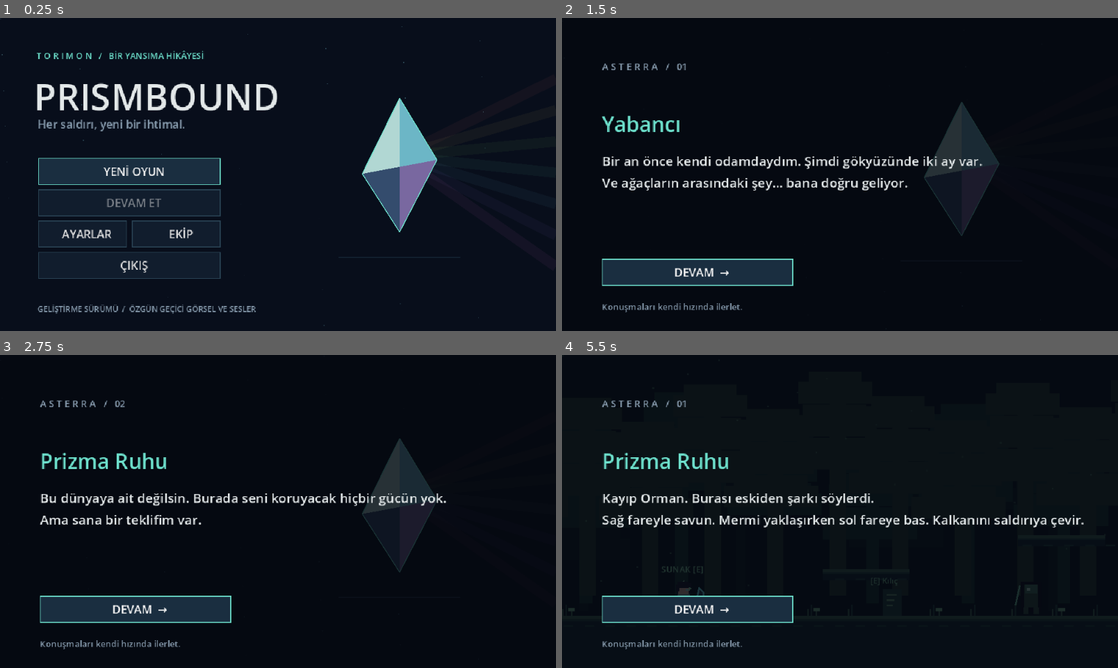
Above: before the commit, frames 1-4 (two rows, left to right).
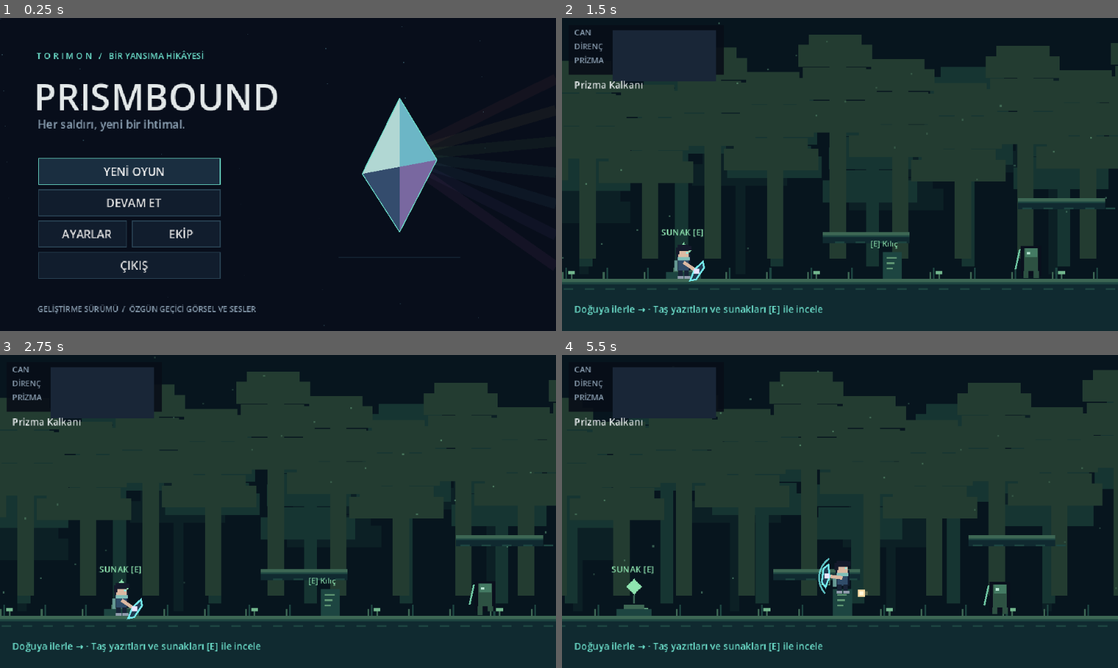
Above: after the commit, the same moments.

Repository: jagwey/PrismaBound
Game: Godot game, scene res://scenes/main.tscn
Same seed, same stepped clock (60 frames per second), same inputs: the game is played once before the commit and once after it.
Inputs (mouse positions are in pixels of both pictures, inside the frame that each line leads up to):
- Up to frame 1 (0.25 s): no input
- Up to frame 2 (1.5 s): click (689, 202) at 0.5 s, where only the run after the commit has a clickable "DEVAM ET"; click "YENİ OYUN" (after the commit: "DEVAM →") at 1.25 s
- Up to frame 3 (2.75 s): click (133, 608) at 2 s, where only the run before the commit has a clickable "DEVAM →"
- Up to frame 4 (5.5 s): tap Enter at 2.75 s; move the mouse to (962, 495) at 2.77 s; hold D (move_right) 2.78-4.28 s; click (962, 495) at 2.85 s; tap Space (jump) at 3.02, 3.77, 5.27 s; move the mouse to (728, 527) at 3.52 s; tap R (absorb) at 3.6 s; click (728, 527) at 3.8 s; move the mouse to (895, 442) at 4.27 s; hold A (move_left) 4.28-5.03 s; tap F (bash) at 4.35 s; click (895, 442) at 4.55 s; move the mouse to (812, 574) at 5.02 s; hold D (move_right) from 5.03 s (still down); tap Shift (dash) at 5.1 s; click (812, 574) at 5.3 s

The runs differ from the first frame. In frame 1, 0.1% of the frame differs, in the area x 19-29%, y 57-61%; in frame 2, 68%; in frame 3, 68%; in frame 4, 71%, in the area x 0-100%, y 3-100%.

Commit message:
feat: save schema v2 with best times and v1 migration
Co-Authored-By: Claude Sonnet 5.5 <noreply@anthropic.com>

Diff:
--- a/scripts/main.gd
+++ b/scripts/main.gd
@@ -167,16 +167,16 @@
 func continue_game() -> void:
 	progress = Save.load_game()
 	if progress.is_empty(): notice = "Geçerli kayıt bulunamadı."; show_menu(); return
-	if not str(progress.ending).is_empty():
-		show_ending_summary(str(progress.ending))
-	else: start_world(int(progress.region))
+	if not str(progress.get("ending", "")).is_empty():
+		show_ending_summary(str(progress.get("ending", "")))
+	else: start_world(int(progress.get("region", 0)))
 
 func start_world(area: int) -> void:
 	get_tree().paused = false
 	if is_instance_valid(world):
 		remove_child(world); world.queue_free()
 	progress.region = area
-	progress.unlocked = maxi(int(progress.unlocked), area)
+	progress.unlocked = maxi(int(progress.get("unlocked", 0)), area)
 	world = load("res://scripts/world.gd").new()
 	world.process_mode = Node.PROCESS_MODE_PAUSABLE
 	world.configure(area, progress)
@@ -192,8 +192,8 @@
 	show_hud()
 	save_progress()
 	var key := "region_%d" % area
-	if not progress.flags.get(key, false):
-		progress.flags[key] = true
+	if not progress.get("flags", {}).get(key, false):
+		progress["flags"] = progress.get("flags", {}); progress.flags[key] = true
 		play_story(key, func(): show_hud(); save_progress())
 
 func apply_player_settings() -> void:
@@ -203,7 +203,7 @@
 
 func save_progress() -> void:
 	if is_instance_valid(world) and is_instance_valid(world.player):
-		progress.flags["checkpoint_region"] = world.region
+		progress["flags"] = progress.get("flags", {}); progress.flags["checkpoint_region"] = world.region
 		progress.flags["checkpoint_id"] = world.checkpoint_id
 	if not Save.save_game(progress): notice = "Kayıt yazılamadı. Klasör erişimini kontrol et."
 
@@ -214,16 +214,17 @@
 	show_altar()
 
 func on_story_requested(key: String) -> void:
-	if stories.has(key) and not progress.flags.get(key, false):
-		progress.flags[key] = true
+	if stories.has(key) and not progress.get("flags", {}).get(key, false):
+		progress["flags"] = progress.get("flags", {}); progress.flags[key] = true
 		play_story(key, show_hud)
 
 func on_region_completed(area: int) -> void:
-	if not progress.cleared.has(area): progress.cleared.append(area)
+	progress["cleared"] = progress.get("cleared", []); if not progress.cleared.has(area): progress.cleared.append(area)
+	progress["flags"] = progress.get("flags", {})
 	progress.flags.erase("checkpoint_region")
 	progress.flags.erase("checkpoint_id")
 	progress.region = mini(area + 1, 4)
-	progress.unlocked = maxi(int(progress.unlocked), int(progress.region))
+	progress.unlocked = maxi(int(progress.get("unlocked", 0)), int(progress.get("region", 0)))
 	Save.save_game(progress)
 	audio.play_effect("victory")
 	play_story("boss_%d" % area, func():
@@ -292,11 +293,11 @@
 	clear_ui()
 	panel(Rect2(40, 42, 560, 275))
 	label_at("PRİZMA SUNAĞI", Vector2(66, 60), 25, TEAL)
-	var cost := 15 + int(progress.upgrades) * 10
+	var cost := 15 + int(progress.get("upgrades", 0)) * 10
 	label_at("İlerleme kaydedildi. Can ve direnç yenilendi.", Vector2(66, 105), 13)
-	label_at("Gelişim: %d" % [progress.upgrades], Vector2(66, 139), 13, MUTE)
+	label_at("Gelişim: %d" % [progress.get("upgrades", 0)], Vector2(66, 139), 13, MUTE)
 	var buy := button("DİRENÇ +12  /  %d PARÇA" % cost, Vector2(66, 182), func():
-		progress.upgrades += 1
+		progress.upgrades = int(progress.get("upgrades", 0)) + 1
 		save_progress(); show_altar_refresh(), 300)
 	buy.disabled = true
 	button("YOLA DEVAM", Vector2(66, 228), show_hud, 300).grab_focus()
@@ -317,7 +318,7 @@
 
 func finish_game(ending: String) -> void:
 	progress.ending = ending
-	progress.flags["ending_" + ending] = true
+	progress["flags"] = progress.get("flags", {}); progress.flags["ending_" + ending] = true
 	Save.save_game(progress)
 	play_story("ending_" + ending, func(): show_ending_summary(ending))
 
--- a/scripts/save_manager.gd
+++ b/scripts/save_manager.gd
@@ -6,24 +6,43 @@
 static var SETTINGS := "user://prismbound_settings.json"
 
 static func fresh() -> Dictionary:
-	return {"version": 1, "region": 0, "unlocked": 0, "upgrades": 0, "shards": 0, "cleared": [], "flags": {}, "ending": "", "checkpoint": 0, "hp": 100.0}
+	return {"version": 2, "unlocked_chapter": 0, "best_times": {}, "total_deaths": 0}
+
+static func _is_num(v: Variant) -> bool:
+	return v is float or v is int
 
 static func valid(data: Variant) -> bool:
 	if not data is Dictionary:
 		return false
-	for key in ["version", "region", "unlocked", "upgrades", "shards"]:
-		if not data.has(key) or not (data[key] is float or data[key] is int):
+	for key in ["version", "unlocked_chapter", "total_deaths"]:
+		if not data.has(key) or not _is_num(data[key]):
 			return false
-	if int(data.version) != 1 or int(data.region) < 0 or int(data.region) > 4:
+	if int(data.version) != 2 or int(data.unlocked_chapter) < 0 or int(data.unlocked_chapter) > 4 or int(data.total_deaths) < 0:
 		return false
-	if int(data.unlocked) < 0 or int(data.unlocked) > 4 or int(data.upgrades) < 0 or int(data.upgrades) > 20 or int(data.shards) < 0:
+	if not data.get("best_times") is Dictionary:
 		return false
-	if not data.get("cleared", []) is Array or not data.get("flags", {}) is Dictionary:
-		return false
-	for area in data.get("cleared", []):
-		if not (area is float or area is int) or int(area) < 0 or int(area) > 4:
+	for room in data.best_times:
+		if not _is_num(data.best_times[room]) or float(data.best_times[room]) <= 0.0:
 			return false
-	return data.get("ending", "") is String
+	return true
+
+static func migrate(data: Dictionary) -> Dictionary:
+	if data.has("version") and _is_num(data.version) and int(data.version) == 2:
+		return data
+	var result := fresh()
+	if data.has("unlocked") and _is_num(data.unlocked):
+		result.unlocked_chapter = clampi(int(data.unlocked), 0, 4)
+	return result
+
+static func record_room(data: Dictionary, room_id: String, time: float) -> Dictionary:
+	var result := data.duplicate(true)
+	if time <= 0.0:
+		return result
+	var times: Dictionary = result.get("best_times", {})
+	if not times.has(room_id) or time < float(times[room_id]):
+		times[room_id] = time
+	result.best_times = times
+	return result
 
 static func read_path(path: String) -> Dictionary:
 	if not FileAccess.file_exists(path):
@@ -32,16 +51,21 @@
 	if not file:
 		return {}
 	var parsed: Variant = JSON.parse_string(file.get_as_text())
-	if not valid(parsed):
+	if not parsed is Dictionary:
 		return {}
-	var result := fresh()
-	result.merge(parsed, true)
-	return result
+	var migrated := migrate(parsed)
+	if not valid(migrated):
+		return {}
+	for key in ["version", "unlocked_chapter", "total_deaths"]:
+		migrated[key] = int(migrated[key])
+	return migrated
 
 static func load_game() -> Dictionary:
 	var result := read_path(PATH)
 	if result.is_empty():
 		result = read_path(BACKUP)
+	if result.is_empty():
+		result = fresh()
 	return result
 
 static func save_game(data: Dictionary) -> bool:
@@ -51,7 +75,7 @@
 	var file := FileAccess.open(tmp, FileAccess.WRITE)
 	if not file:
 		return false
-	file.store_string(JSON.stringify(data, "\t"))
+	file.store_string(JSON.stringify(data, "	"))
 	file.close()
 	if read_path(tmp).is_empty():
 		return false
--- /dev/null
+++ b/tests/save_test.gd
@@ -0,0 +1,92 @@
+extends SceneTree
+
+const Save = preload("res://scripts/save_manager.gd")
+var failures: int = 0
+var checks: int = 0
+
+func _initialize() -> void:
+	call_deferred("run")
+
+func check(condition: bool, message: String) -> void:
+	checks += 1
+	if not condition:
+		failures += 1
+		print("FAIL: ", message)
+
+func write_raw(path: String, text: String) -> void:
+	var f := FileAccess.open(path, FileAccess.WRITE)
+	f.store_string(text)
+	f.close()
+
+func cleanup() -> void:
+	for p in [Save.PATH, Save.BACKUP, Save.PATH + ".tmp"]:
+		if FileAccess.file_exists(p):
+			DirAccess.remove_absolute(p)
+
+func run() -> void:
+	Save.PATH = "user://test_save.json"
+	Save.BACKUP = "user://test_save.backup.json"
+	cleanup()
+
+	var f: Dictionary = Save.fresh()
+	check(f == {"version": 2, "unlocked_chapter": 0, "best_times": {}, "total_deaths": 0}, "fresh shape")
+	check(Save.valid(f), "fresh is valid")
+	check(not Save.valid(null), "null invalid")
+	check(not Save.valid({"version": 1}), "v1 shape invalid as v2")
+	var bad := Save.fresh()
+	bad.unlocked_chapter = 5
+	check(not Save.valid(bad), "chapter 5 invalid")
+	bad = Save.fresh()
+	bad.best_times = {"r1": 0.0}
+	check(not Save.valid(bad), "zero time invalid")
+	bad = Save.fresh()
+	bad.best_times = {"r1": "x"}
+	check(not Save.valid(bad), "non-number time invalid")
+	bad = Save.fresh()
+	bad.total_deaths = -1
+	check(not Save.valid(bad), "negative deaths invalid")
+
+	var v1 := {"version": 1, "region": 3, "unlocked": 3, "upgrades": 2, "shards": 9, "cleared": [0, 1], "flags": {}, "ending": "", "checkpoint": 0, "hp": 100.0}
+	var m: Dictionary = Save.migrate(v1)
+	check(int(m.unlocked_chapter) == 3, "migrate unlocked_chapter")
+	check(Save.valid(m), "migrated valid")
+	check(int(m.version) == 2 and m.best_times.is_empty() and int(m.total_deaths) == 0, "migrate others fresh")
+	v1.unlocked = 99
+	check(int(Save.migrate(v1).unlocked_chapter) == 4, "migrate clamps high")
+	var v2 := Save.fresh()
+	v2.unlocked_chapter = 2
+	check(Save.migrate(v2) == v2, "v2 returned as-is")
+
+	var d := Save.fresh()
+	d = Save.record_room(d, "r1", 12.5)
+	check(is_equal_approx(float(d.best_times.r1), 12.5), "record first")
+	d = Save.record_room(d, "r1", 9.1)
+	check(is_equal_approx(float(d.best_times.r1), 9.1), "record lower wins")
+	d = Save.record_room(d, "r1", 15.0)
+	check(is_equal_approx(float(d.best_times.r1), 9.1), "record higher ignored")
+
+	# round trip
+	var rt := Save.fresh()
+	rt.unlocked_chapter = 2
+	rt.best_times = {"a": 3.5}
+	rt.total_deaths = 7
+	check(Save.save_game(rt), "save ok")
+	check(Save.load_game() == rt, "round trip equal")
+
+	# corrupt main + valid backup
+	check(Save.save_game(rt), "second save creates backup")
+	check(FileAccess.file_exists(Save.BACKUP), "backup exists")
+	write_raw(Save.PATH, "{not json")
+	check(Save.load_game() == rt, "backup used when main corrupt")
+
+	# both corrupt
+	write_raw(Save.BACKUP, "garbage")
+	check(Save.load_game() == Save.fresh(), "both corrupt -> fresh")
+
+	# v1 file on disk migrates
+	write_raw(Save.PATH, JSON.stringify({"version": 1, "region": 1, "unlocked": 2, "upgrades": 0, "shards": 0}))
+	check(int(Save.load_game().unlocked_chapter) == 2, "v1 file migrated on load")
+
+	cleanup()
+	print("SAVE TESTS: %d checks, %d failures" % [checks, failures])
+	quit(1 if failures else 0)
